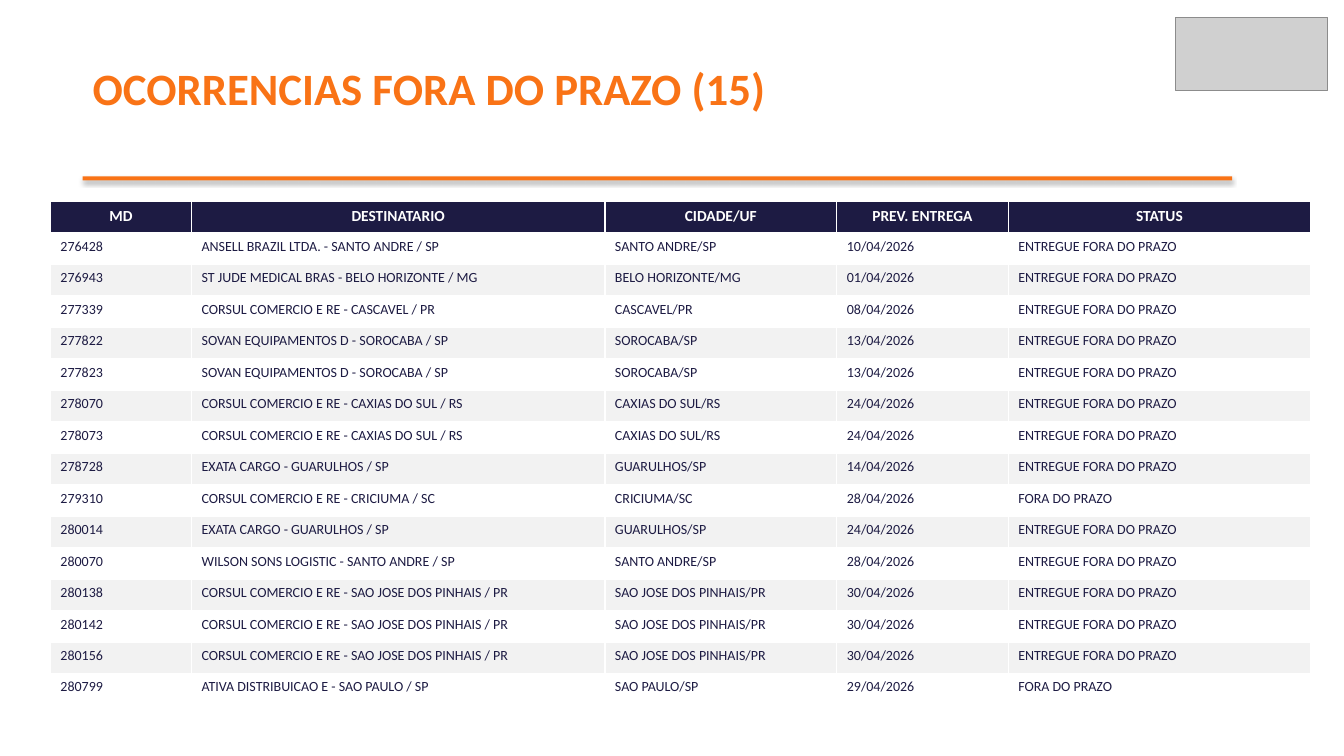
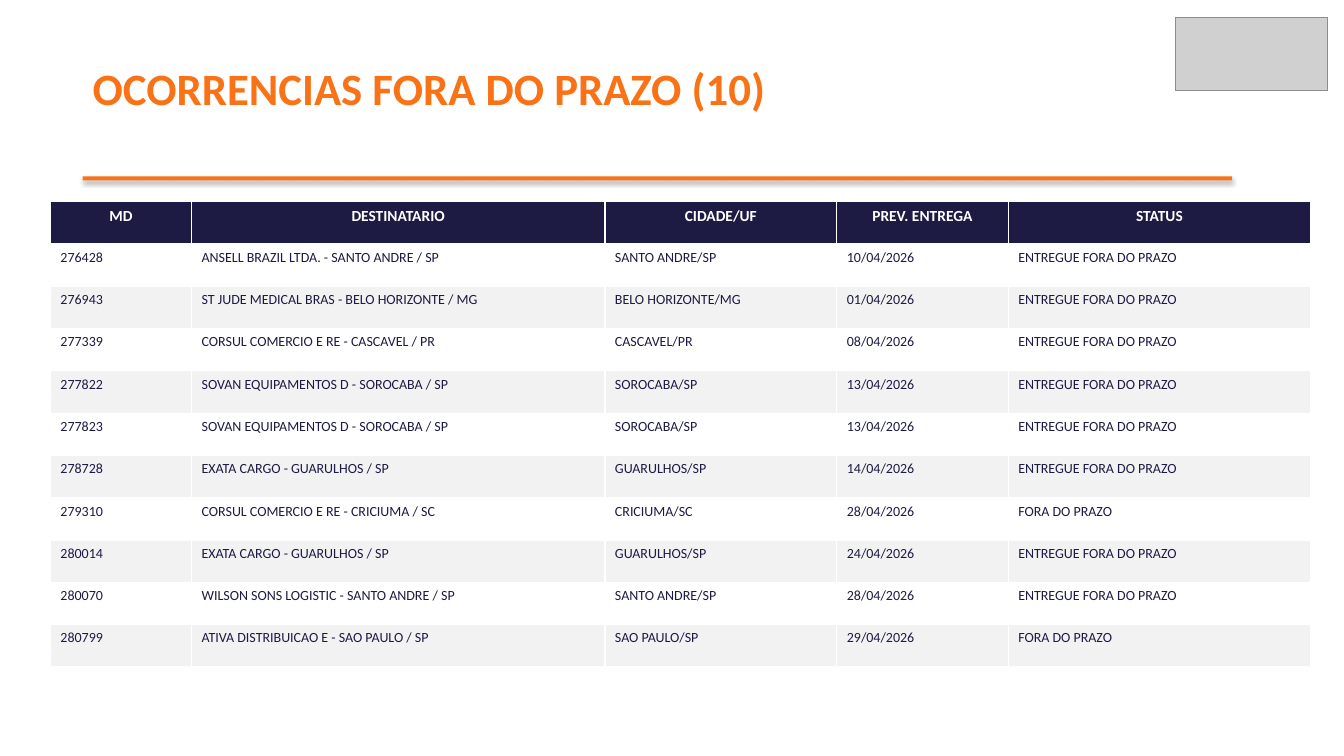
Before and after one commit to brendaelicia-sketch/PortoEX, a slide deck: slide 4 of ANSELL_BRAZIL_LTDA.pptx. Drawn at 1344x756 pixels with LibreOffice and Linux fonts; fonts in the diff are those of the drawing; grey boxes stand for pictures. Boxes give left, top, right and bottom in pixels: in the first picture for what was removed or moved away, otherwise in the second. Text is boxed around its words. In the diff, an @@ line names an element or a change of style, - is before the commit and + after.

```diff
--- a/ANSELL_BRAZIL_LTDA.pptx
+++ b/ANSELL_BRAZIL_LTDA.pptx
@@ text at (93,72,765,112): text changed @@
-OCORRENCIAS FORA DO PRAZO (15)
+OCORRENCIAS FORA DO PRAZO (10)
@@ table at (50,202,1311,667) @@
-row 7: 278070 | CORSUL COMERCIO E RE - CAXIAS DO SUL / RS | CAXIAS DO SUL/RS | 24/04/2026 | ENTREGUE FORA DO PRAZO
-row 8: 278073 | CORSUL COMERCIO E RE - CAXIAS DO SUL / RS | CAXIAS DO SUL/RS | 24/04/2026 | ENTREGUE FORA DO PRAZO
-row 13: 280138 | CORSUL COMERCIO E RE - SAO JOSE DOS PINHAIS / PR | SAO JOSE DOS PINHAIS/PR | 30/04/2026 | ENTREGUE FORA DO PRAZO
-row 14: 280142 | CORSUL COMERCIO E RE - SAO JOSE DOS PINHAIS / PR | SAO JOSE DOS PINHAIS/PR | 30/04/2026 | ENTREGUE FORA DO PRAZO
-row 15: 280156 | CORSUL COMERCIO E RE - SAO JOSE DOS PINHAIS / PR | SAO JOSE DOS PINHAIS/PR | 30/04/2026 | ENTREGUE FORA DO PRAZO
```
Also in this commit, not shown: 4 other slides changed, 21 other files.
